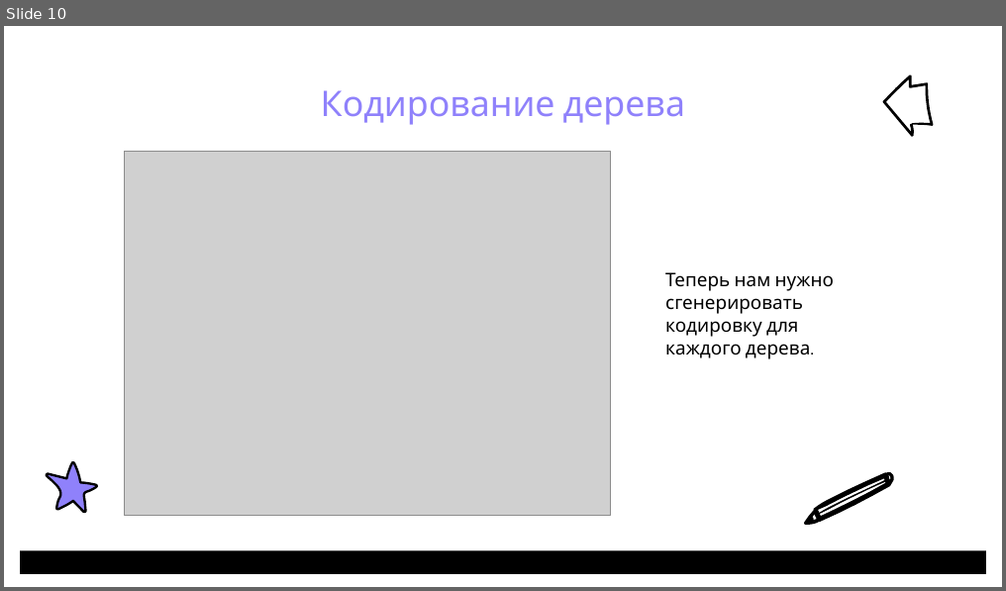
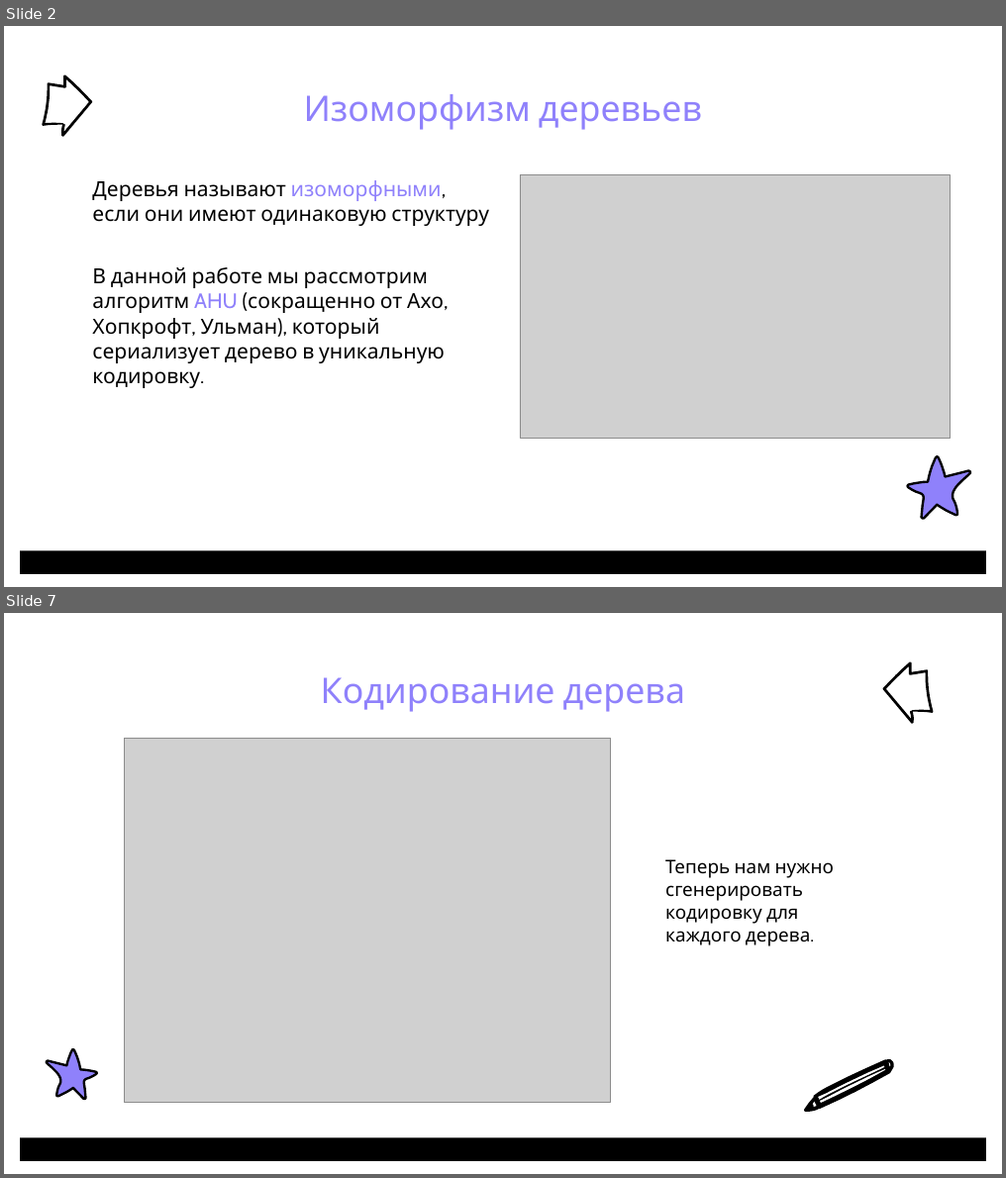
Before and after one commit to PufMe/isomorphic, a slide deck: docs/Изоморфизм деревьев_ПоповаС.О..pptx. Shown one above the other, each under a label of ours: slide 10 before the commit, slides 2 and 7 after it; the slides between them are not shown. The pictures are 1006x591 and 1006x1178 pixels, drawn with LibreOffice and Linux fonts; fonts in the diff are those of the drawing; grey boxes stand for pictures; background and template pictures are left out. Boxes give left, top, right and bottom in pixels: in the first picture for what was removed or moved away, otherwise in the second. Text is boxed around its words. In the diff, an @@ line names an element or a change of style, - is before the commit and + after.

```diff
--- a/docs/Изоморфизм деревьев_ПоповаС.О..pptx
+++ b/docs/Изоморфизм деревьев_ПоповаС.О..pptx
@@ slide 2 added at (4,26,1002,587), background #FFFFFF; not listed: 1 template element that a slide beside it also shows @@
@@ freeform shape added at (43,76,92,137), fill #000000 @@
@@ title added at (304,94,702,130), 34 pt, text #8F81FB @@
+Изоморфизм деревьев
@@ text added at (92,180,489,388), 20 pt, text #000000 @@
+Деревья называют изоморфными, если они имеют одинаковую структуру
+В данной работе мы рассмотрим алгоритм AHU (сокращенно от Ахо, Хопкрофт, Ульман), который сериализует дерево в уникальную кодировку.
@@ picture added at (520,174,950,439) @@
@@ freeform shape added at (908,458,970,519), fill #8F81FB, outline #000000 2.25 pt @@
@@ what was slide 10 is now slide 7 @@
```
Also in this commit, not shown: 6 slides changed, 3 other slides added, 22 slides removed, 1 other file.
